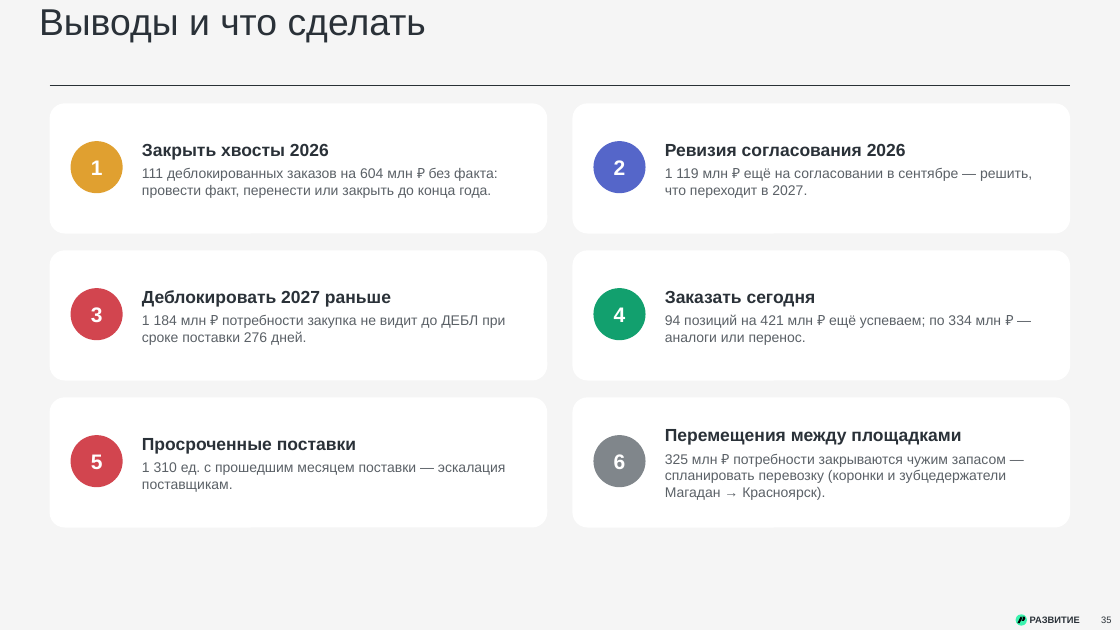
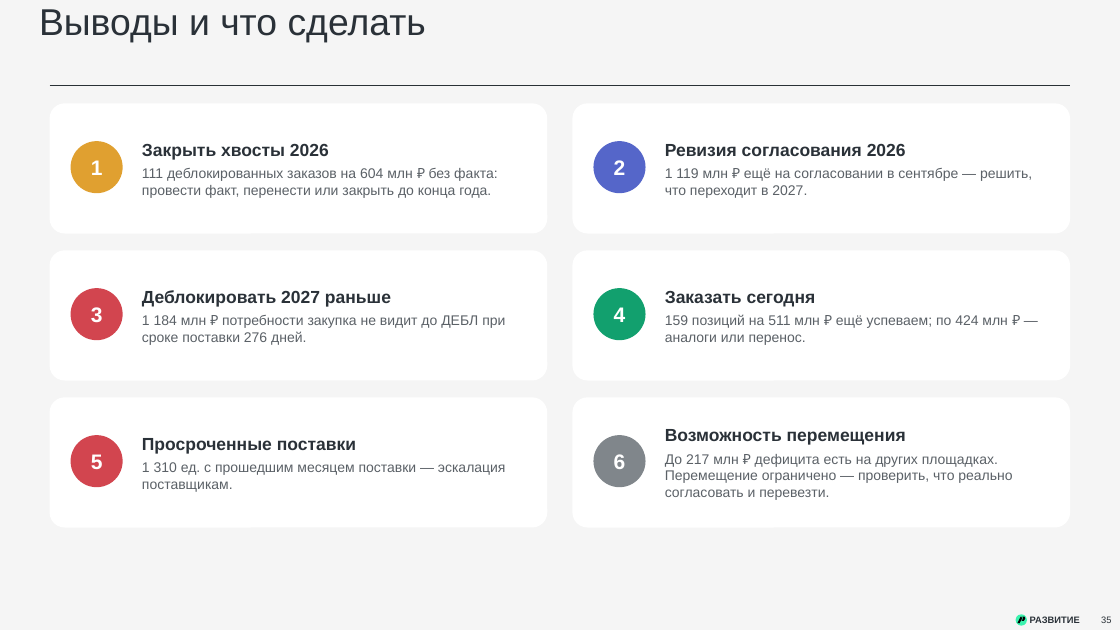
Before and after one commit to victorekuznetsov/TZ, a slide deck: slide 35 of exports/WK_ispolnenie_2024-2026_plan_2027.pptx. Drawn at 1120x630 pixels with LibreOffice and Linux fonts; fonts in the diff are those of the drawing. Boxes give left, top, right and bottom in pixels: in the first picture for what was removed or moved away, otherwise in the second. Text is boxed around its words. In the diff, an @@ line names an element or a change of style, - is before the commit and + after.

```diff
--- a/exports/WK_ispolnenie_2024-2026_plan_2027.pptx
+++ b/exports/WK_ispolnenie_2024-2026_plan_2027.pptx
@@ text at <box>665,314,1008,345</box>: text changed @@
-94 позиций на 421 млн ₽ ещё успеваем; по 334 млн ₽ — аналоги или перенос.
+159 позиций на 511 млн ₽ ещё успеваем; по 424 млн ₽ — аналоги или перенос.
@@ text at <box>665,429,1012,500</box>: text changed @@
-Перемещения между площадками
-325 млн ₽ потребности закрываются чужим запасом — спланировать перевозку (коронки и зубцедержатели Магадан → Красноярск).
+Возможность перемещения
+До 217 млн ₽ дефицита есть на других площадках. Перемещение ограничено — проверить, что реально согласовать и перевезти.
```
Also in this commit, not shown: 14 other slides changed, 2 other files.
